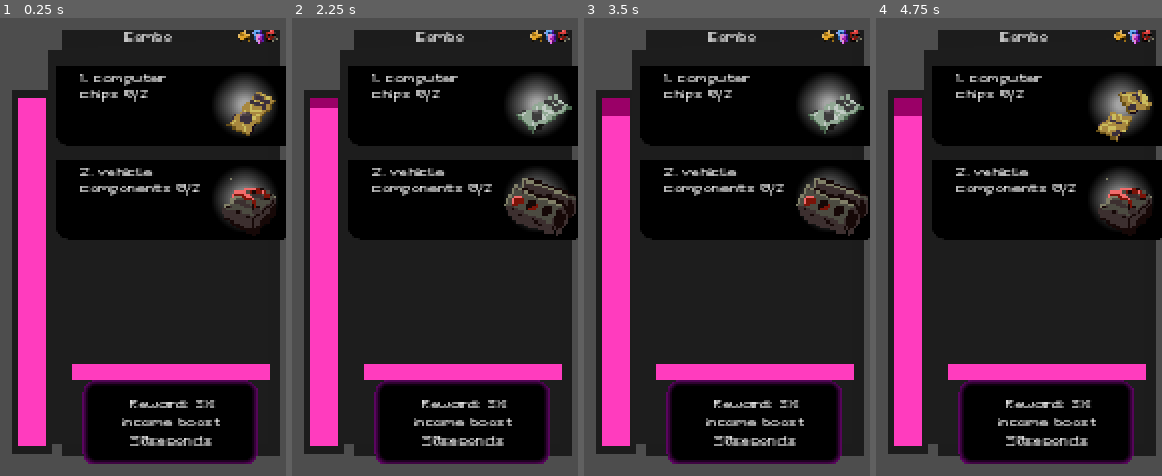
Above: before the commit, frames 1-4 (left to right).
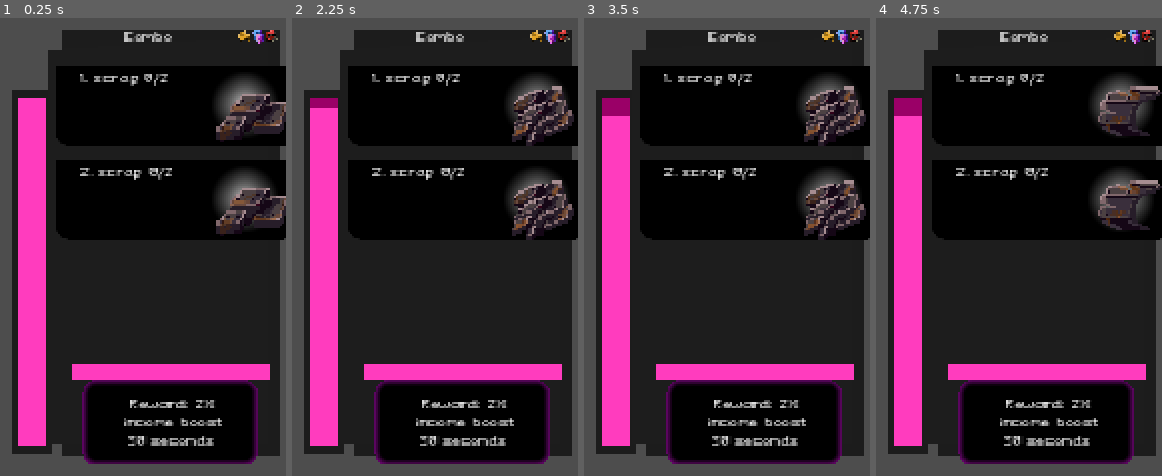
Above: after the commit, the same moments.

Repository: NathanHeaton/Robo-revolution
Game: Godot game, scene res://UI/combo.tscn
The game is run twice, just before and just after one commit, with the same random seed, the same clock (stepped at 60 frames per second) and the same inputs. This scene is started directly instead of the project's main scene.
Inputs (mouse positions are in pixels of both pictures, inside the frame that each line leads up to):
- Up to frame 1 (0.25 s): no input
- Up to frame 2 (2.25 s): click (552, 36) at 0.5 s; move the mouse to (outside the picture) at 1.27 s; hold D (move_right) 1.28-2.03 s; tap Enter at 2 s; move the mouse to (outside the picture) at 2.02 s; hold S (move_down) from 2.03 s (still down)
- Up to frame 3 (3.5 s): tap Space at 2.75 s; move the mouse to (outside the picture) at 2.77 s; release S (move_down) at 2.78 s; hold D (move_right) from 2.78 s (still down)
- Up to frame 4 (4.75 s): tap Enter at 3.5 s; move the mouse to (outside the picture) at 3.52 s; release D (move_right) at 3.53 s; hold W (move_up) 3.53-4.28 s; move the mouse to (outside the picture) at 4.27 s; hold A (move_left) from 4.28 s (still down)

The runs differ from the first frame. In frame 1, 5.1% of the frame differs, in the area x 27-100%, y 12-94%; in frame 2, 5.6%; in frame 3, 5.6%; in frame 4, 4.6%.

Commit message:
got code for upgrade combo mult working, correclty updates upgrade panel

Diff:
--- a/robo-revolution/Globals/game_stats.gd
+++ b/robo-revolution/Globals/game_stats.gd
@@ -48,7 +48,7 @@
 		"basic_water_proof" : 0
 	},
 	"luck":{
-		"rarity_lvl" : 5,
+		"rarity_lvl" : 0,
 		"spawn_time": 4,
 		"item_spawn_region" : Rect2(),
 		"scrapyard" : 0,
--- a/robo-revolution/Main/upgrade_updater.gd
+++ b/robo-revolution/Main/upgrade_updater.gd
@@ -15,10 +15,6 @@
 			_rarity_upgrade(upgrade["level"])
 		"Item Focuser":
 			_item_focuser_upgrade(upgrade["level"])
-		"3X Sell Value":
-			_3X_Sell_Value_upgrade(upgrade["level"])
-		"Alien Key":
-			_give_alien_key()
 		"Combo":
 			_combo_upgrade(upgrade["level"])
 		"Combo Increase":
@@ -35,7 +31,7 @@
 			_refinement_upgrade(upgrade["level"])
 		"Rarity+":
 			_rarity_upgrade_plus(upgrade["level"])
-				# Ocean Upgrades
+		# Ocean Upgrades
 		"Rarity++":
 			_rarity_upgrade_2plus(upgrade["level"])
 		"Companion Upgrades":
@@ -61,6 +57,11 @@
 			apply_alien_controller()
 		"Synergy":
 			apply_synergy()
+		# Power Crystal
+		"3X Sell Value":
+			_3X_Sell_Value_upgrade(upgrade["level"])
+		"Alien Key":
+			_give_alien_key()
 
 # Scrapyard
 #============================================================================================================================
@@ -85,8 +86,7 @@
 	GameStats.set_stat("luck","scrapyard", level)
 
 func _combo_increase_upgrade(level: int):
-	# add logic
-	GameStats.set_stat("combo", "multiplier", 1.0 + (level * 0.05))
+	GameStats.set_stat("combo", "combo_mult", 2.0 + level * 0.5 )
 
 func _item_focuser_upgrade(level: int):
 	var x = 30 + log(level + 1) * 150
--- a/robo-revolution/combo.gd
+++ b/robo-revolution/combo.gd
@@ -21,10 +21,15 @@
 func _ready() -> void:
 	_decide_combo_diffculty()
 	ItemData.connect("collected_item",Callable(self,"_update_combo"))
+	GameStats.connect("stats_changed",Callable(self,"_update_info"))
 	$timer_background/task_progress_bar.max_value = $task_duration.time_left
 	$combo_duration_bar.max_value = $combo_duration.time_left
 	$combo_duration.paused = true
+	_update_info(null, null)
 
+
+func _update_info(type, stat):
+	$background_panel/Panel/reward/Label.text = "Reward: " + str(GameStats.stats["combo"]["combo_mult"]) + "X\n income boost 30 seconds"
 
 func _process(delta: float) -> void:
 
